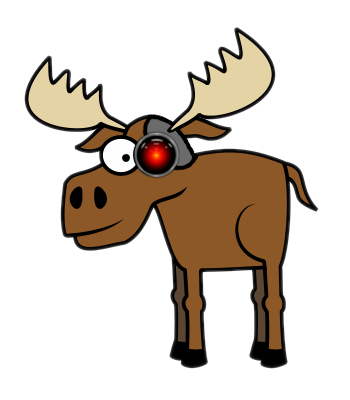
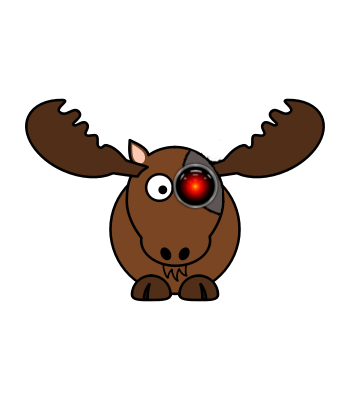
The second (350, 400) image is a revision of the first. Changes to its layers:
painted on "eye3" over [132,130,220,211]
moved "grey" above "moose_new", painted on it over [142,114,225,217]
removed layer "moose2" over [24,27,323,369]
renamed "Layer" to "moose_new", painted on it over [25,98,325,302]
